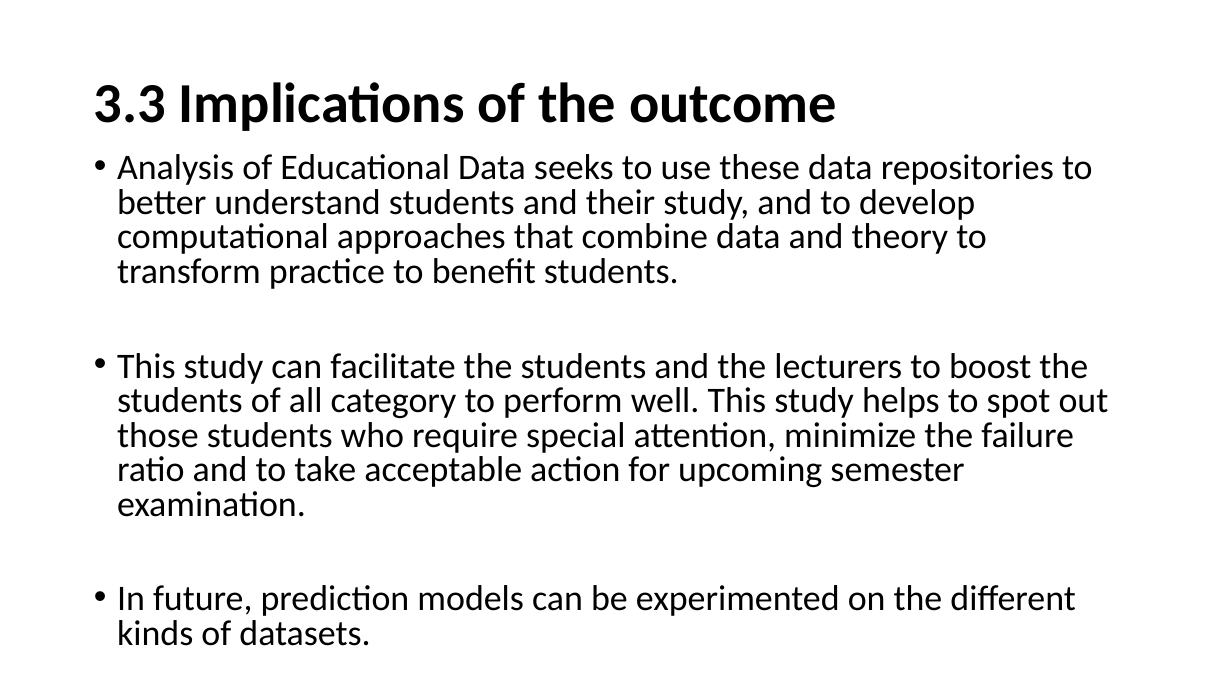
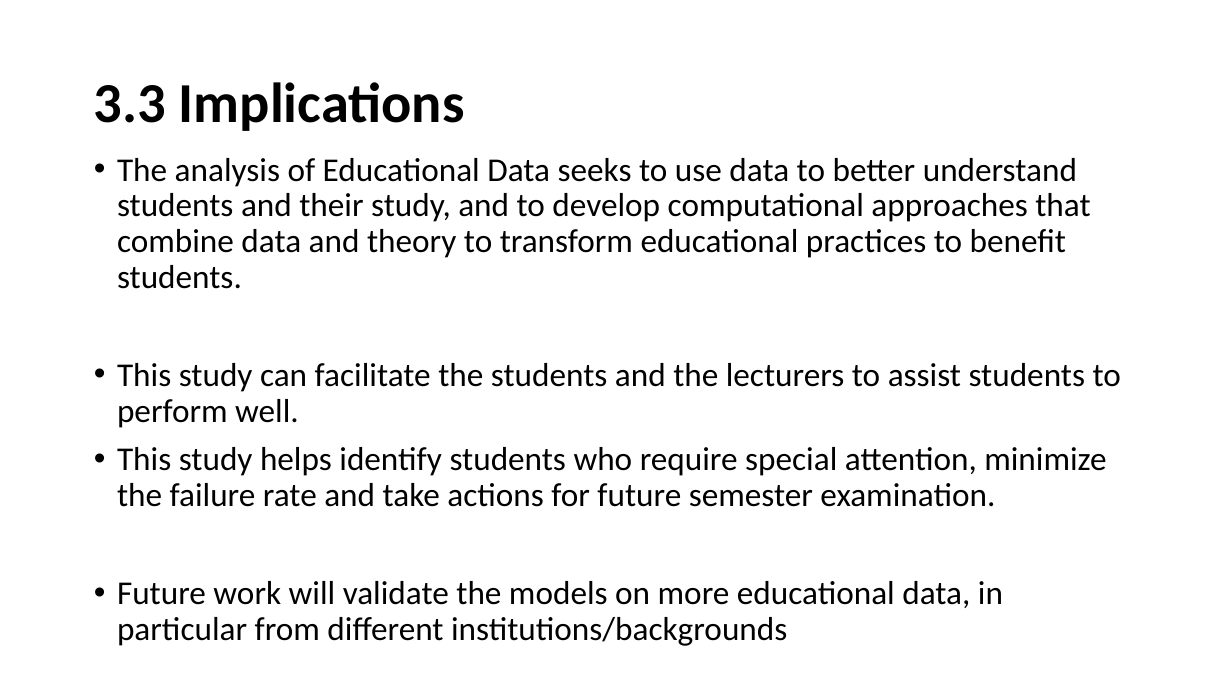
Before and after one commit to Rena-zhou/IFN702, a slide deck: slide 33 of Project presentation (presentation)- zhiying.pptx. Drawn at 1232x693 pixels with LibreOffice and Linux fonts; fonts in the diff are those of the drawing. Boxes give left, top, right and bottom in pixels: in the first picture for what was removed or moved away, otherwise in the second. Text is boxed around its words. In the diff, an @@ line names an element or a change of style, - is before the commit and + after.

```diff
--- a/Project presentation (presentation)- zhiying.pptx
+++ b/Project presentation (presentation)- zhiying.pptx
@@ title at box(94, 82, 465, 131): text changed @@
-3.3 Implications of the outcome
+3.3 Implications
@@ text at box(117, 158, 1121, 646): text changed; size 28 to 25.9 pt @@
-• Analysis of Educational Data seeks to use these data repositories to better understand students and their study, and to develop computational approaches that combine data and theory to transform practice to benefit students.
-• This study can facilitate the students and the lecturers to boost the students of all category to perform well. This study helps to spot out those students who require special attention, minimize the failure ratio and to take acceptable action for upcoming semester examination.
-• In future, prediction models can be experimented on the different kinds of datasets.
+• The analysis of Educational Data seeks to use data to better understand students and their study, and to develop computational approaches that combine data and theory to transform educational practices to benefit students.
+• This study can facilitate the students and the lecturers to assist students to perform well.
+• This study helps identify students who require special attention, minimize the failure rate and take actions for future semester examination.
+• Future work will validate the models on more educational data, in particular from different institutions/backgrounds
```
Also in this commit, not shown: 3 other slides changed.
